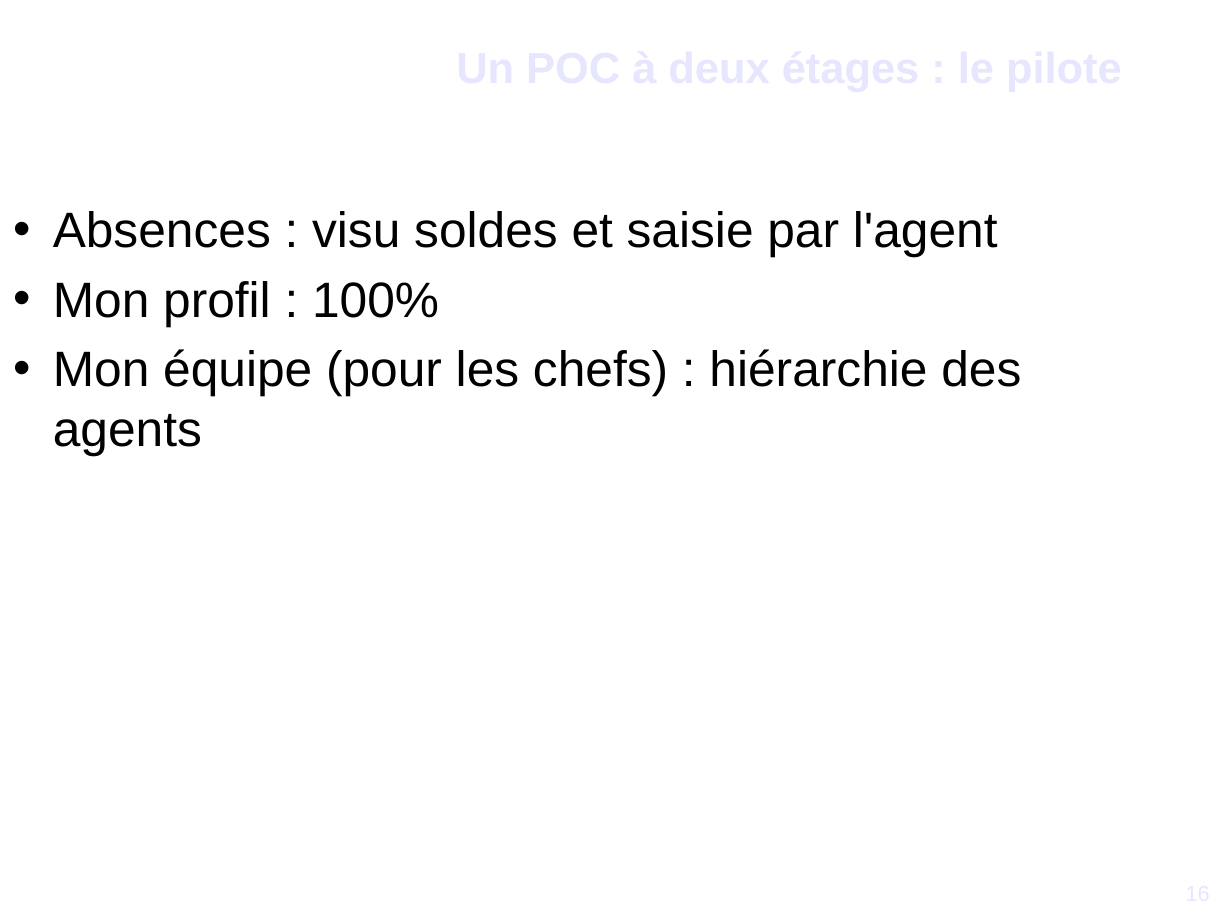
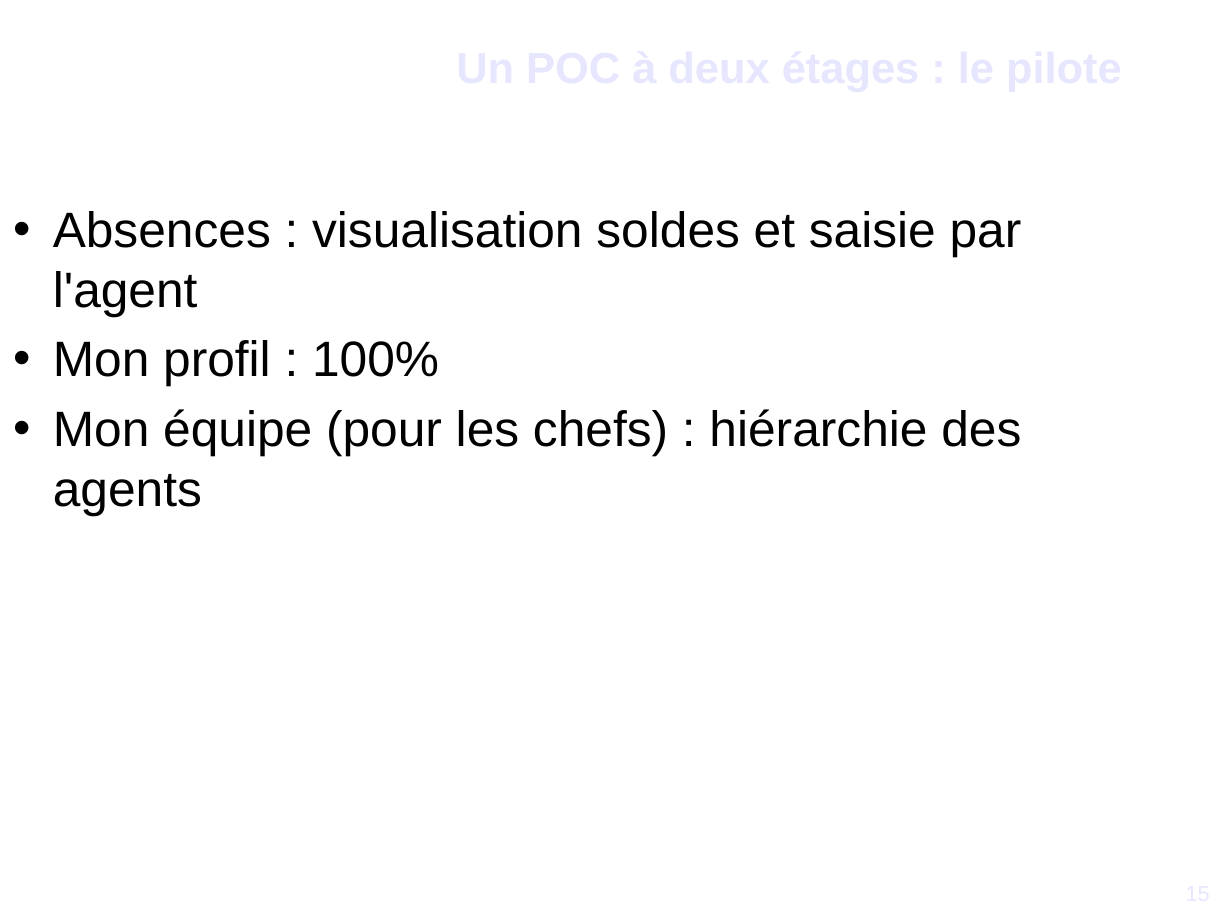
Before and after one commit to DSI-Ville-Noumea/sirh-kiosque-j2ee-old, a slide deck: slide 15 of src/site/resources/Kiosque_RH_J2EE_11021.odp (slide 16 before the commit). Drawn at 1232x924 pixels with LibreOffice and Linux fonts; fonts in the diff are those of the drawing; background and template pictures are left out. Boxes give left, top, right and bottom in pixels: in the first picture for what was removed or moved away, otherwise in the second. Text is boxed around its words. In the diff, an @@ line names an element or a change of style, - is before the commit and + after.

```diff
--- a/src/site/resources/Kiosque_RH_J2EE_11021.odp
+++ b/src/site/resources/Kiosque_RH_J2EE_11021.odp
@@ text at (53, 211, 1022, 316): text changed @@
-• Absences : visu soldes et saisie par l'agent
+• Absences : visualisation soldes et saisie par l'agent
```
Also in this commit, not shown: 10 other slides changed, 1 slide added, 2 slides removed.
